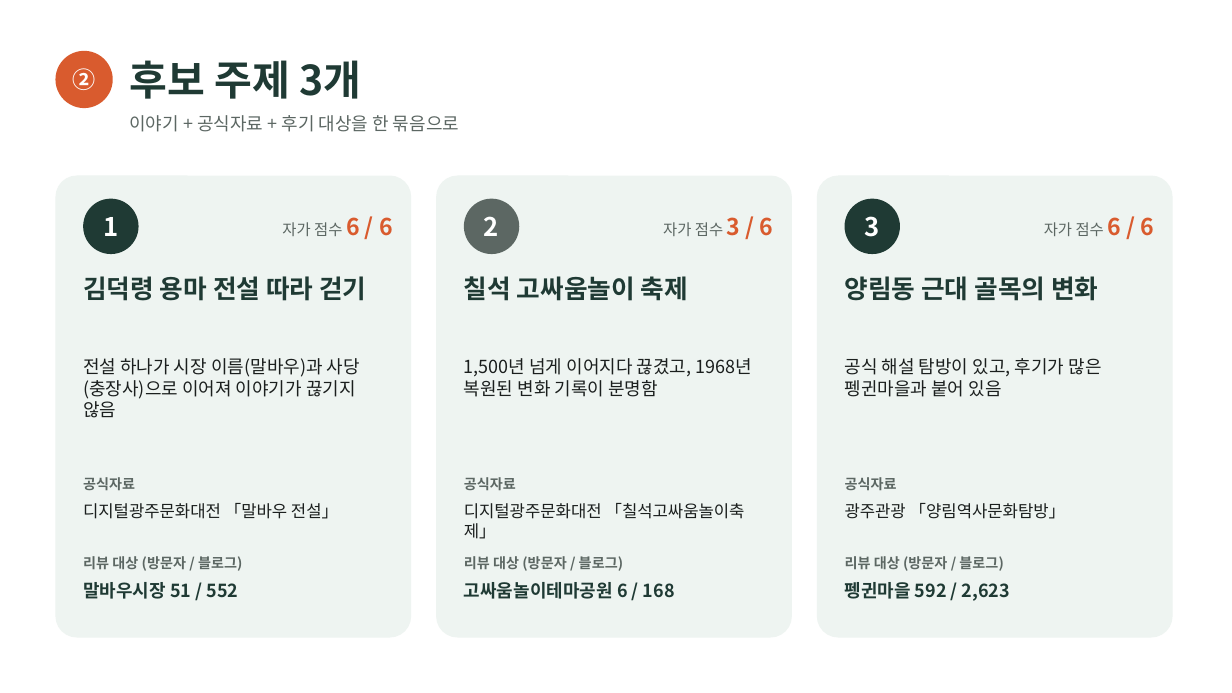
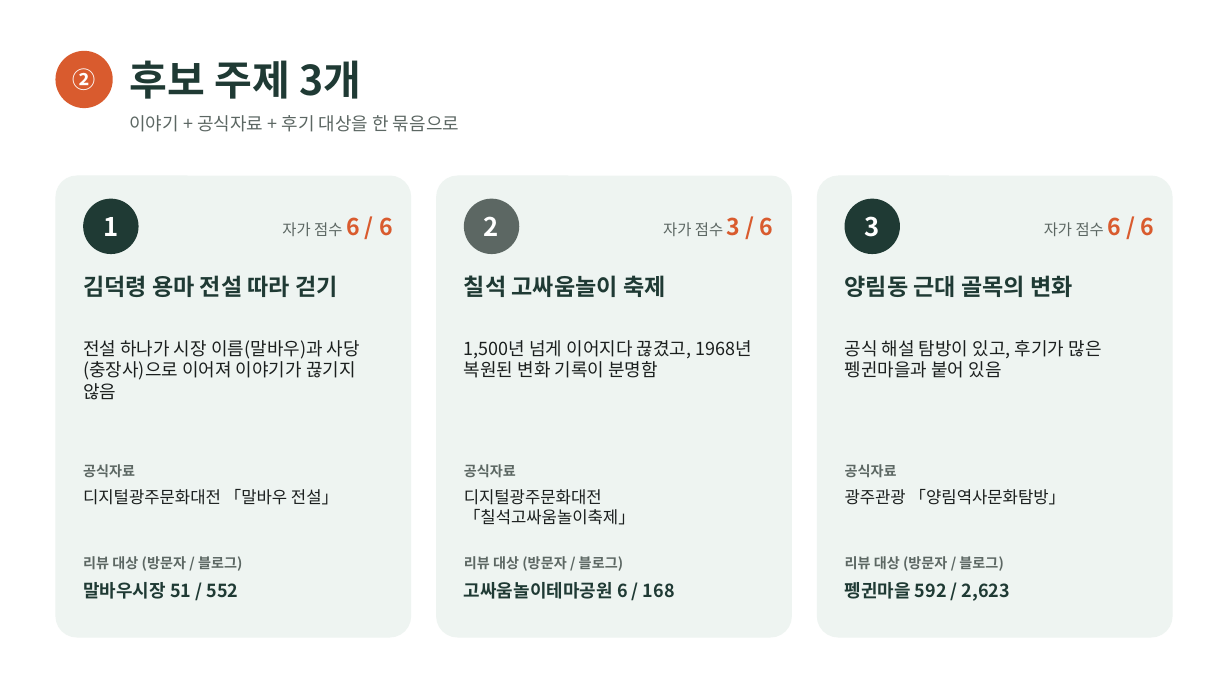
Before and after one commit to jmniik/jiminstorage, a slide deck: slide 3 of topic-idea/topic-idea.pptx. Drawn at 1232x693 pixels with LibreOffice and Linux fonts; fonts in the diff are those of the drawing. Boxes give left, top, right and bottom in pixels: in the first picture for what was removed or moved away, otherwise in the second. Text is boxed around its words. In the diff, an @@ line names an element or a change of style, - is before the commit and + after.

```diff
--- a/topic-idea/topic-idea.pptx
+++ b/topic-idea/topic-idea.pptx
@@ size 20 to 18 pt in 3 elements at <box>83,275,338,297</box>, <box>464,275,666,297</box>, <box>845,275,1073,297</box> @@
@@ text "전설 하나가 시장 이름(말바우)과 사당(충장사)으로 ...": place and size @@
-text "전설 하나가 시장 이름(말바우)과 사당(충장사)으로 ..." at <box>83,358,360,418</box>
+text "전설 하나가 시장 이름(말바우)과 사당(충장사)으로 ..." at <box>83,340,360,400</box>
@@ text "1,500년 넘게 이어지다 끊겼고, 1968년 ...": place and size @@
-text "1,500년 넘게 이어지다 끊겼고, 1968년 ..." at <box>464,358,753,397</box>
+text "1,500년 넘게 이어지다 끊겼고, 1968년 ..." at <box>464,340,753,378</box>
@@ text "공식 해설 탐방이 있고, 후기가 ...": place and size @@
-text "공식 해설 탐방이 있고, 후기가 ..." at <box>845,358,1102,397</box>
+text "공식 해설 탐방이 있고, 후기가 ..." at <box>845,340,1102,378</box>
@@ 3 texts: place and size @@
-3 texts at <box>83,477,897,490</box>
+3 texts at <box>83,464,897,477</box>
@@ text "디지털광주문화대전 「말바우 전설」": place and size @@
-text "디지털광주문화대전 「말바우 전설」" at <box>83,503,338,519</box>
+text "디지털광주문화대전 「말바우 전설」" at <box>83,489,338,505</box>
@@ text "디지털광주문화대전 「칠석고싸움놀이축제」" rewrapped from <box>464,503,744,539</box> to <box>464,489,635,525</box> @@
@@ text "광주관광 「양림역사문화탐방」": place and size @@
-text "광주관광 「양림역사문화탐방」" at <box>845,503,1065,519</box>
+text "광주관광 「양림역사문화탐방」" at <box>845,489,1065,505</box>
```
Also in this commit, not shown: 1 other slide changed.
